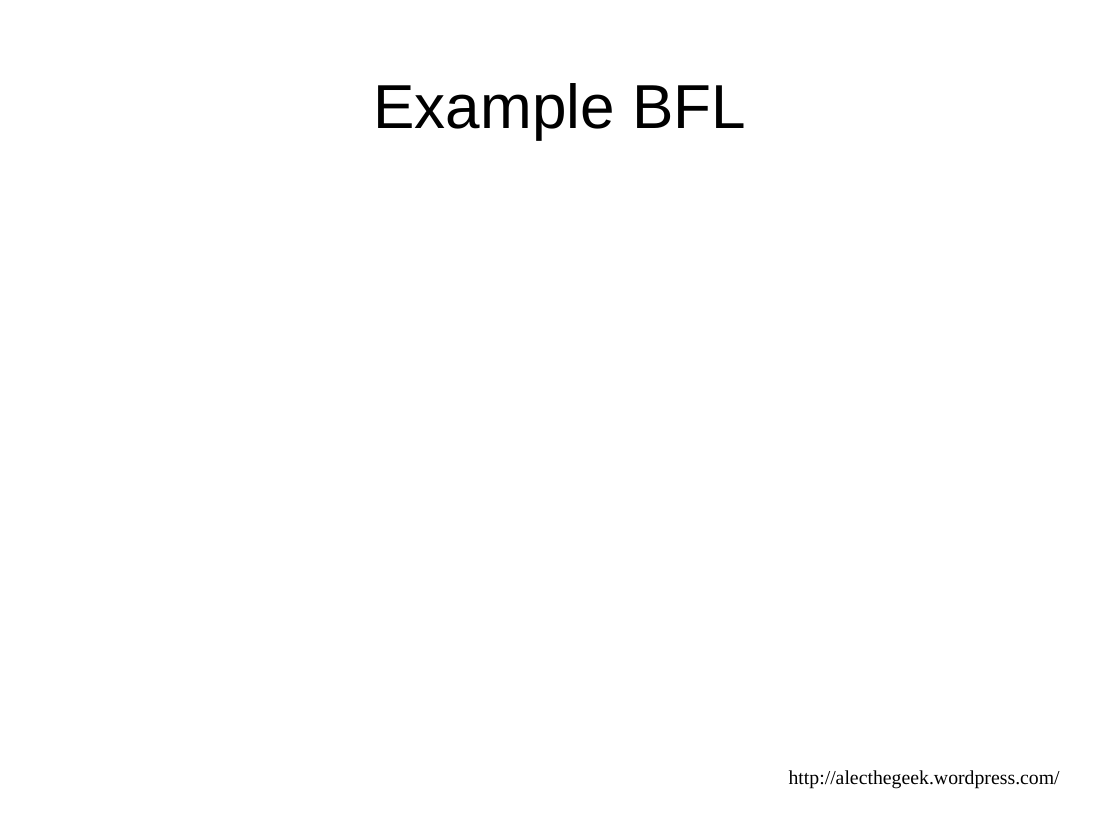
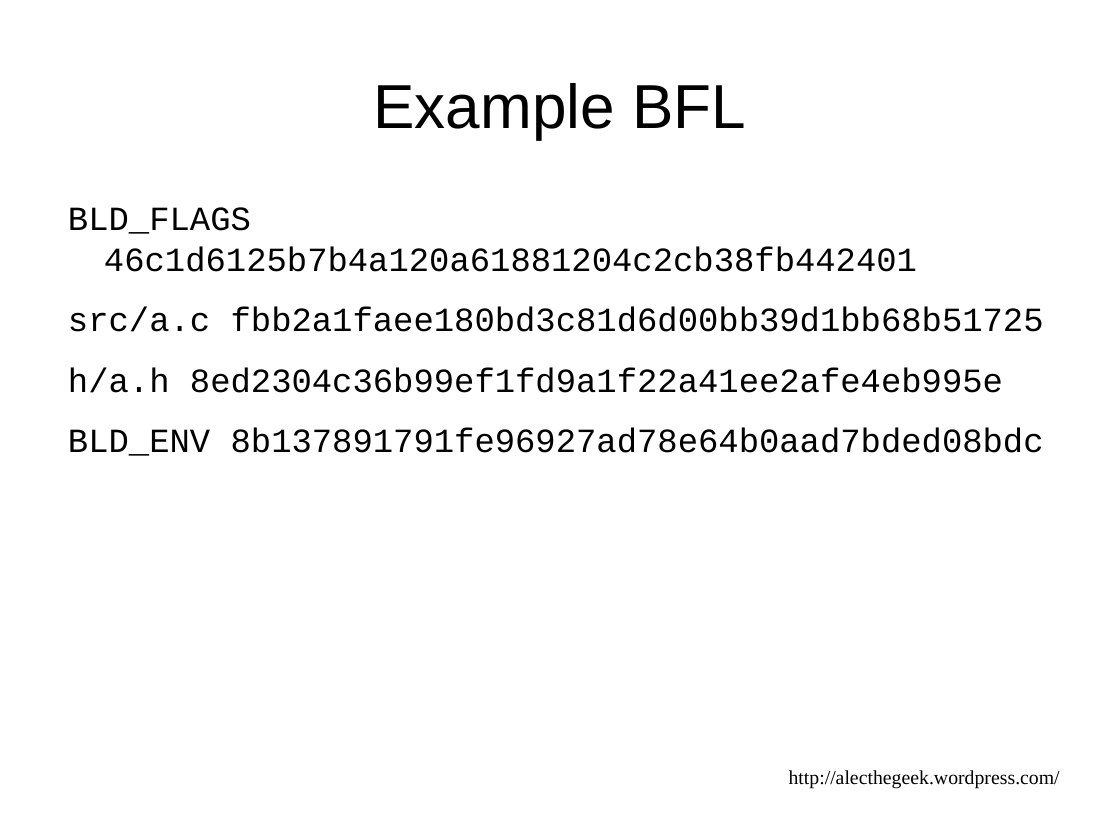
Before and after one commit to alecthegeek/gitbuilding, a slide deck: slide 26 of DevOpsDownUnderPresentation.odp (slide 28 before the commit). Drawn at 1120x840 pixels with LibreOffice and Linux fonts; fonts in the diff are those of the drawing. Boxes give left, top, right and bottom in pixels: in the first picture for what was removed or moved away, otherwise in the second. Text is boxed around its words. In the diff, an @@ line names an element or a change of style, - is before the commit and + after.

```diff
--- a/DevOpsDownUnderPresentation.odp
+++ b/DevOpsDownUnderPresentation.odp
@@ text added at box(68, 207, 1044, 456), 24 pt, text #000000 @@
+BLD_FLAGS 46c1d6125b7b4a120a61881204c2cb38fb442401
+src/a.c fbb2a1faee180bd3c81d6d00bb39d1bb68b51725
+h/a.h 8ed2304c36b99ef1fd9a1f22a41ee2afe4eb995e
+BLD_ENV 8b137891791fe96927ad78e64b0aad7bded08bdc
```
Also in this commit, not shown: 15 other slides changed, 2 slides removed.
